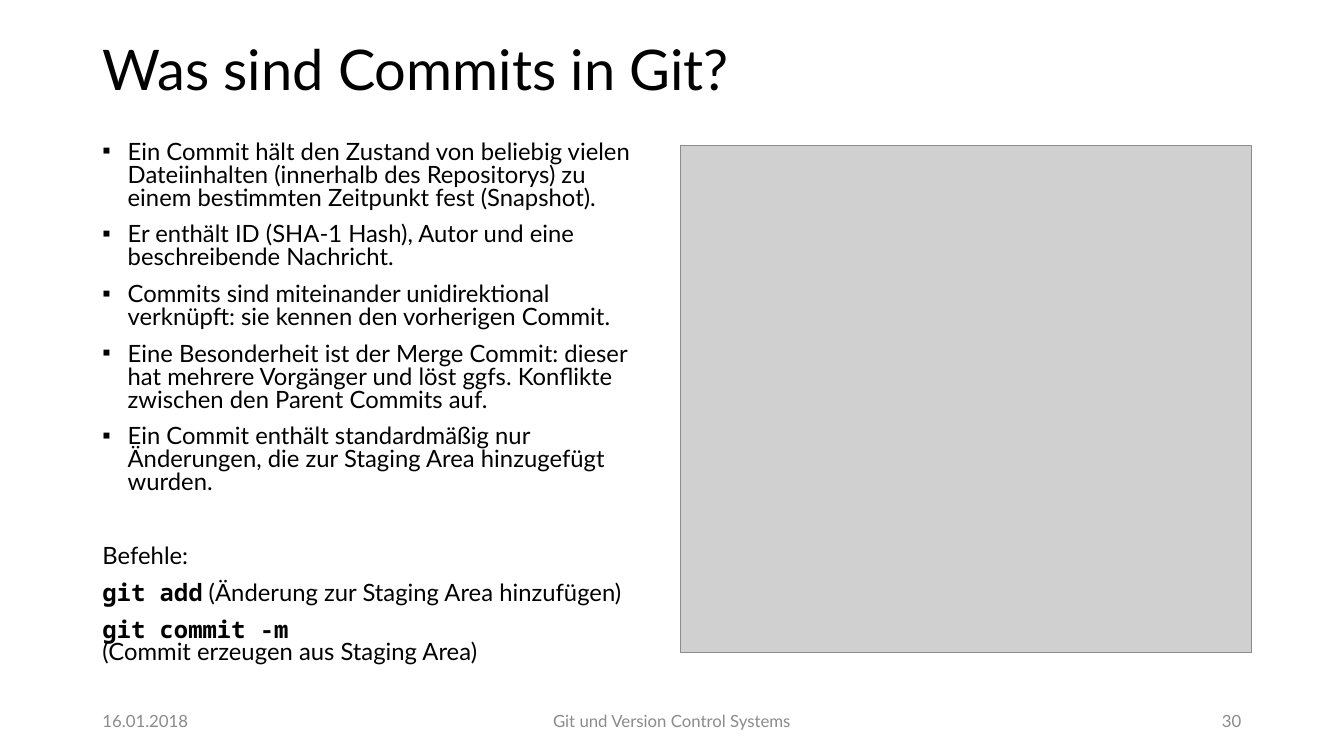
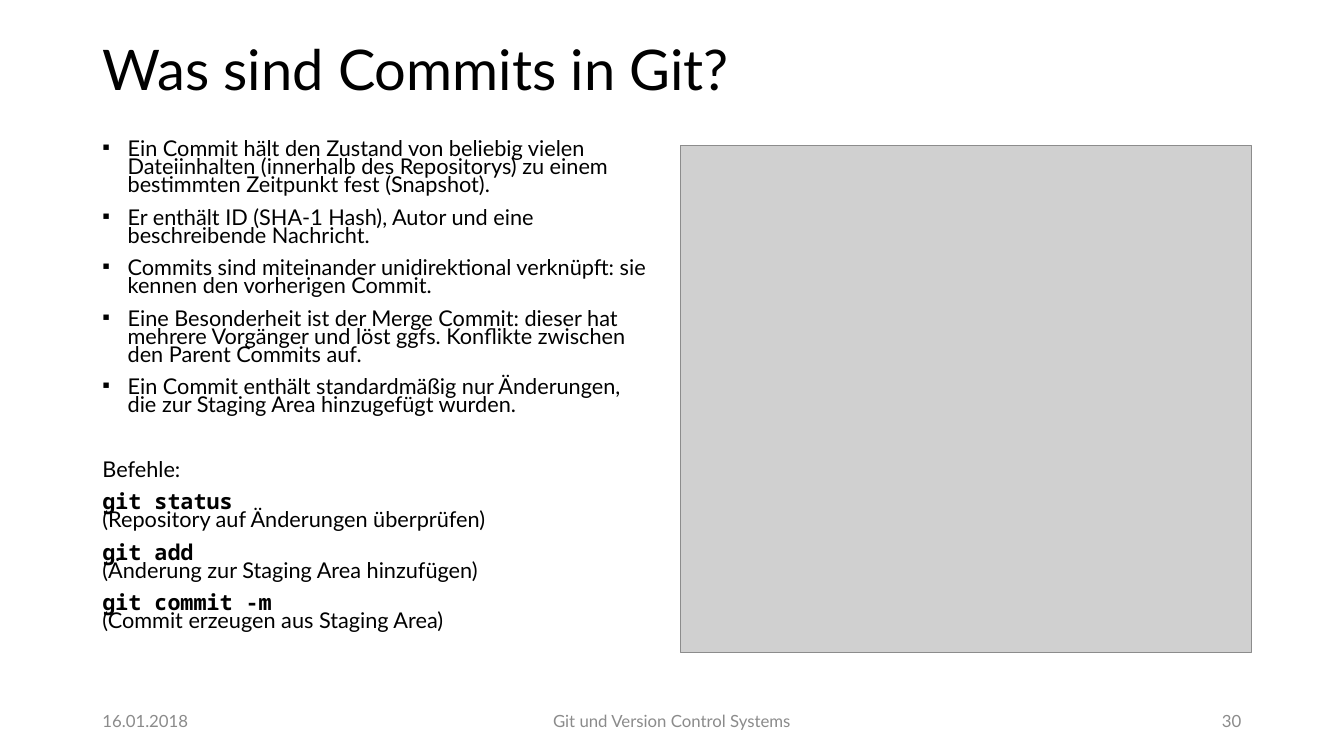
Before and after one commit to feO2x/GitAndVersionControl, a slide deck: slide 30 of Git und alles weitere über VCSs.pptx. Drawn at 1344x756 pixels with LibreOffice and Linux fonts; fonts in the diff are those of the drawing; grey boxes stand for pictures. Boxes give left, top, right and bottom in pixels: in the first picture for what was removed or moved away, otherwise in the second. Text is boxed around its words. In the diff, an @@ line names an element or a change of style, - is before the commit and + after.

Commit message:
Added git status command description to Commits slide

```diff
--- a/Git und alles weitere über VCSs.pptx
+++ b/Git und alles weitere über VCSs.pptx
@@ text at box(102, 140, 646, 632): size 17 to 15.5 pt; line spacing 0.8 to 0.7 @@
@@ text at box(102, 492, 485, 531): paragraph added @@
+git status
+(Repository auf Änderungen überprüfen)
```
